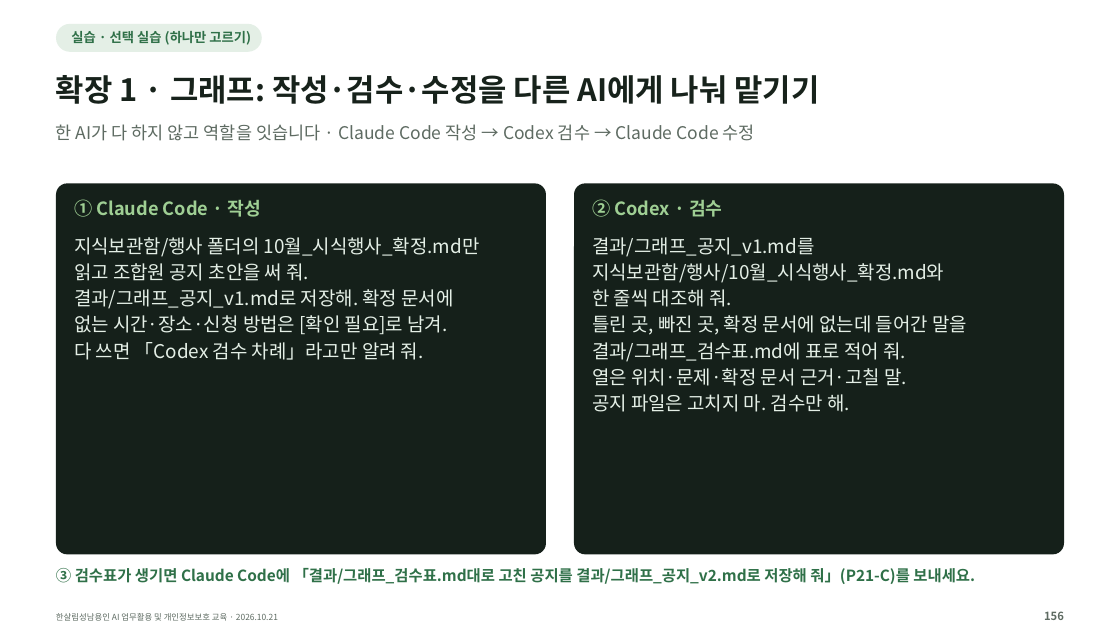
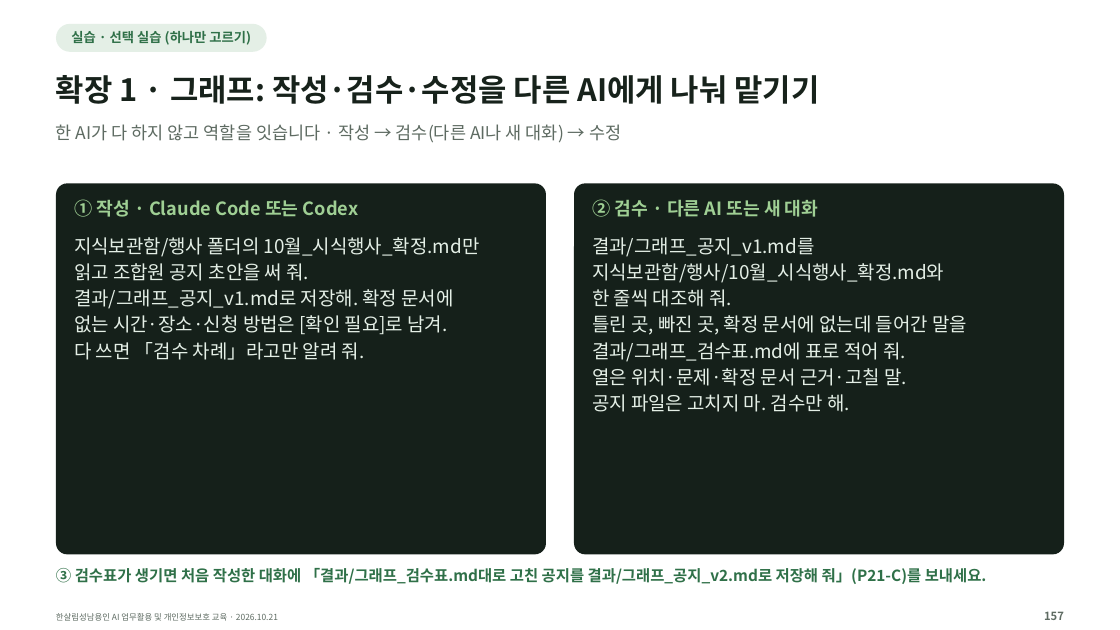
Before and after one commit to kscold/kscold-blog-version-2, a slide deck: slide 157 of apps/web/public/hansalim/files/한살림_AI교육_강의자료.pptx (slide 156 before the commit). Drawn at 1120x630 pixels with LibreOffice and Linux fonts; fonts in the diff are those of the drawing. Boxes give left, top, right and bottom in pixels: in the first picture for what was removed or moved away, otherwise in the second. Text is boxed around its words. In the diff, an @@ line names an element or a change of style, - is before the commit and + after.

Commit message:
feat(frontend): 한살림 강의 자료를 최신 묶음(165장)으로 교체
교재 저장소 57e9bb1의 downloads(release 392ba383ba76d557)를 반영: 실습 ZIP·강의자료 PDF·PPTX.

```diff
--- a/apps/web/public/hansalim/files/한살림_AI교육_강의자료.pptx
+++ b/apps/web/public/hansalim/files/한살림_AI교육_강의자료.pptx
@@ rounded rectangle: place and size @@
-rounded rectangle at bbox=[56, 24, 262, 51]
+rounded rectangle at bbox=[56, 24, 267, 51]
@@ text at bbox=[56, 124, 621, 142]: text changed @@
-한 AI가 다 하지 않고 역할을 잇습니다 · Claude Code 작성 → Codex 검수 → Claude Code 수정
+한 AI가 다 하지 않고 역할을 잇습니다 · 작성 → 검수(다른 AI나 새 대화) → 수정
@@ text at bbox=[74, 199, 358, 217]: text changed @@
-① Claude Code · 작성
+① 작성 · Claude Code 또는 Codex
@@ text at bbox=[592, 199, 819, 217]: text changed @@
-② Codex · 검수
+② 검수 · 다른 AI 또는 새 대화
@@ text at bbox=[74, 342, 365, 360]: text changed @@
-다 쓰면 「Codex 검수 차례」라고만 알려 줘.
+다 쓰면 「검수 차례」라고만 알려 줘.
@@ text at bbox=[56, 568, 987, 584]: text changed @@
-③ 검수표가 생기면 Claude Code에 「결과/그래프_검수표.md대로 고친 공지를 결과/그래프_공지_v2.md로 저장해 줘」(P21-C)를 보내세요.
+③ 검수표가 생기면 처음 작성한 대화에 「결과/그래프_검수표.md대로 고친 공지를 결과/그래프_공지_v2.md로 저장해 줘」(P21-C)를 보내세요.
@@ text at bbox=[1044, 611, 1064, 620]: text changed @@
-156
+157
```
Also in this commit, not shown: 151 other slides changed, 2 slides added, 1 slide removed, 3 other files.
